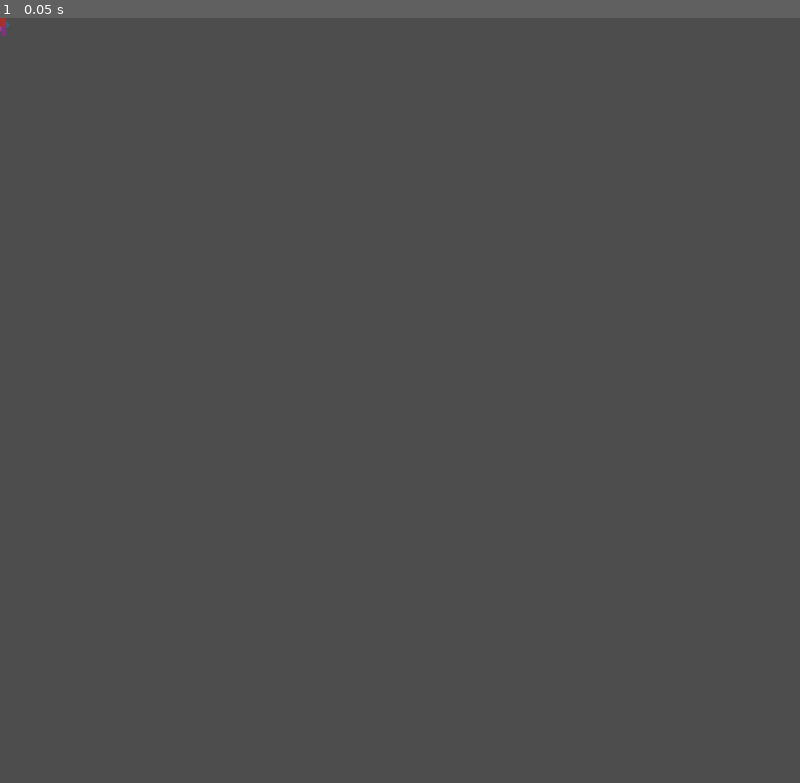
Above: before the commit, frame 1.
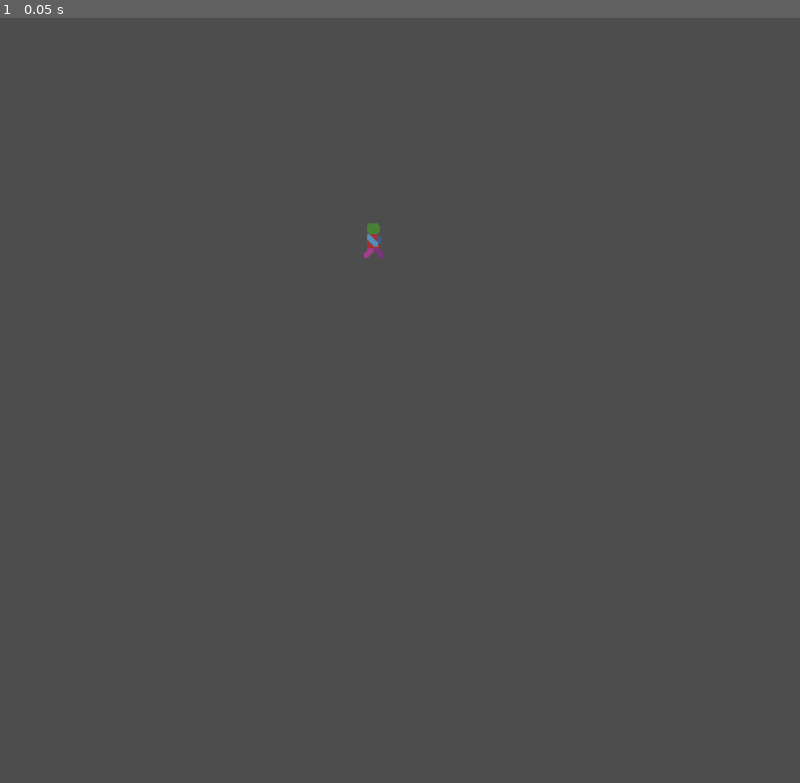
Above: after the commit, the same moment.

Repository: Rapapap/2d-platformer-prototype
Game: Godot game, scene res://Scenes/player.tscn
Two runs of this game, one before a commit and one after it. Both use one fixed random seed, a clock stepped at 60 frames per second and the inputs below. Before the commit the project has no main scene; this scene is started directly in both runs.
Inputs:
- Up to frame 1 (0.05 s): no input

The runs differ from the first frame. In frame 1, less than 0.1% of the frame differs, in the area x 0-48%, y 0-32%.

Commit message:
Add player.gd
add player.gd script

Diff:
--- a/Scenes/player.gd
+++ /dev/null
@@ -1 +0,0 @@
-extends CharacterBody2D
--- a/Scenes/player.tscn
+++ b/Scenes/player.tscn
@@ -1,7 +1,11 @@
-[gd_scene load_steps=25 format=3 uid="uid://bt3mih4477s11"]
+[gd_scene load_steps=27 format=3 uid="uid://bt3mih4477s11"]
 
 [ext_resource type="Texture2D" uid="uid://dprftginsj1fc" path="res://Assets/Character base.png" id="1_2m6s1"]
-[ext_resource type="Script" path="res://Scenes/player.gd" id="1_alv7a"]
+[ext_resource type="Script" path="res://Scripts/player.gd" id="1_alv7a"]
+
+[sub_resource type="AtlasTexture" id="AtlasTexture_m4y0a"]
+atlas = ExtResource("1_2m6s1")
+region = Rect2(32, 128, 32, 32)
 
 [sub_resource type="AtlasTexture" id="AtlasTexture_m0wo6"]
 atlas = ExtResource("1_2m6s1")
@@ -65,6 +69,14 @@
 
 [sub_resource type="SpriteFrames" id="SpriteFrames_r2u2w"]
 animations = [{
+"frames": [{
+"duration": 1.0,
+"texture": SubResource("AtlasTexture_m4y0a")
+}],
+"loop": false,
+"name": &"Fall",
+"speed": 10.0
+}, {
 "frames": [{
 "duration": 1.0,
 "texture": SubResource("AtlasTexture_m0wo6")
@@ -119,11 +131,6 @@
 "loop": true,
 "name": &"Run",
 "speed": 10.0
-}, {
-"frames": [],
-"loop": false,
-"name": &"new_animation",
-"speed": 10.0
 }]
 
 [sub_resource type="RectangleShape2D" id="RectangleShape2D_ynfid"]
@@ -147,6 +154,34 @@
 [sub_resource type="AnimationLibrary" id="AnimationLibrary_c35au"]
 _data = {
 "RESET": SubResource("Animation_3ewgu")
+}
+
+[sub_resource type="Animation" id="Animation_cco18"]
+resource_name = "Fall"
+step = 0.05
+tracks/0/type = "value"
+tracks/0/imported = false
+tracks/0/enabled = true
+tracks/0/path = NodePath("AnimatedSprite2D:sprite_frames")
+tracks/0/interp = 1
+tracks/0/loop_wrap = true
+tracks/0/keys = {
+"times": PackedFloat32Array(0),
+"transitions": PackedFloat32Array(1),
+"update": 1,
+"values": [SubResource("SpriteFrames_r2u2w")]
+}
+tracks/1/type = "value"
+tracks/1/imported = false
+tracks/1/enabled = true
+tracks/1/path = NodePath("AnimatedSprite2D:frame")
+tracks/1/interp = 1
+tracks/1/loop_wrap = true
+tracks/1/keys = {
+"times": PackedFloat32Array(0),
+"transitions": PackedFloat32Array(1),
+"update": 1,
+"values": [0]
 }
 
 [sub_resource type="Animation" id="Animation_6pq4f"]
@@ -183,7 +218,7 @@
 resource_name = "Run"
 length = 0.8
 loop_mode = 1
-step = 0.1
+step = 0.05
 tracks/0/type = "value"
 tracks/0/imported = false
 tracks/0/enabled = true
@@ -203,7 +238,7 @@
 tracks/1/interp = 1
 tracks/1/loop_wrap = true
 tracks/1/keys = {
-"times": PackedFloat32Array(0, 0.1, 0.2, 0.3, 0.4, 0.5, 0.6, 0.7),
+"times": PackedFloat32Array(0, 0.15, 0.25, 0.35, 0.45, 0.55, 0.65, 0.75),
 "transitions": PackedFloat32Array(1, 1, 1, 1, 1, 1, 1, 1),
 "update": 1,
 "values": [0, 1, 2, 3, 4, 5, 6, 7]
@@ -211,17 +246,19 @@
 
 [sub_resource type="AnimationLibrary" id="AnimationLibrary_cxnfh"]
 _data = {
+"Fall": SubResource("Animation_cco18"),
 "Idle": SubResource("Animation_6pq4f"),
 "Run": SubResource("Animation_w7o4c")
 }
 
 [node name="Player" type="CharacterBody2D"]
+position = Vector2(239, 143)
 collision_layer = 2
 script = ExtResource("1_alv7a")
 
 [node name="AnimatedSprite2D" type="AnimatedSprite2D" parent="."]
 sprite_frames = SubResource("SpriteFrames_r2u2w")
-animation = &"Idle"
+animation = &"Run"
 frame = 1
 offset = Vector2(0, -4.405)
 
--- /dev/null
+++ b/Scripts/player.gd
@@ -0,0 +1,58 @@
+extends CharacterBody2D
+
+#region player variables
+
+# Nodes
+@onready var player: AnimatedSprite2D = $AnimatedSprite2D
+@onready var playerAnim: AnimationPlayer = $AnimationPlayer
+
+# Physics Variables
+const GRAVITY = 300
+
+# Export Variables
+@export_category("Movements")
+@export var speed: float
+@export var acceleration: float
+@export var jumpVelocity: float
+
+# Movements variables
+var moveDirection = 0
+var direction = 0
+var jumpCount = 0
+
+# Input Variables
+var keyUp = false
+var keyDown = false
+var keyLeft = false
+var keyRight = false
+var keyJump = false
+var keyJumpHold = false
+
+func _ready():
+	pass
+
+func _process(delta: float) -> void:
+	# Handle Input
+	GetMovementInput()
+
+	# Handle Movements
+	HorizontalMovement(delta)
+
+	move_and_slide()
+
+func GetMovementInput():
+	keyUp = Input.is_action_pressed("keyUp")
+	keyDown = Input.is_action_pressed("keyDown")
+	keyLeft = Input.is_action_pressed("keyLeft")
+	keyRight = Input.is_action_pressed("keyRight")
+	keyJump = Input.is_action_just_pressed("keyJump")
+	keyJumpHold = Input.is_action_pressed("keyJump")
+
+	if keyRight:
+		direction = 1
+	elif keyLeft:
+		direction = -1
+
+func HorizontalMovement(delta: float):
+	moveDirection = Input.get_axis("keyLeft", "keyRight")
+	velocity.x = move_toward(velocity.x, moveDirection * speed, acceleration * delta)
--- a/project.godot
+++ b/project.godot
@@ -11,6 +11,7 @@
 [application]
 
 config/name="2d platformer prototype"
+run/main_scene="res://Scenes/player.tscn"
 config/features=PackedStringArray("4.3", "Forward Plus")
 config/icon="res://icon.svg"
 
@@ -20,6 +21,41 @@
 window/size/viewport_height=980
 window/stretch/scale=2.0
 
+[input]
+
+ui_down={
+"deadzone": 0.5,
+"events": [Object(InputEventKey,"resource_local_to_scene":false,"resource_name":"","device":-1,"window_id":0,"alt_pressed":false,"shift_pressed":false,"ctrl_pressed":false,"meta_pressed":false,"pressed":false,"keycode":4194322,"physical_keycode":0,"key_label":0,"unicode":0,"location":0,"echo":false,"script":null)
+, Object(InputEventJoypadButton,"resource_local_to_scene":false,"resource_name":"","device":0,"button_index":12,"pressure":0.0,"pressed":false,"script":null)
+, Object(InputEventJoypadMotion,"resource_local_to_scene":false,"resource_name":"","device":0,"axis":1,"axis_value":1.0,"script":null)
+]
+}
+keyUp={
+"deadzone": 0.5,
+"events": [Object(InputEventKey,"resource_local_to_scene":false,"resource_name":"","device":-1,"window_id":0,"alt_pressed":false,"shift_pressed":false,"ctrl_pressed":false,"meta_pressed":false,"pressed":false,"keycode":0,"physical_keycode":4194320,"key_label":0,"unicode":0,"location":0,"echo":false,"script":null)
+]
+}
+keyDown={
+"deadzone": 0.5,
+"events": [Object(InputEventKey,"resource_local_to_scene":false,"resource_name":"","device":-1,"window_id":0,"alt_pressed":false,"shift_pressed":false,"ctrl_pressed":false,"meta_pressed":false,"pressed":false,"keycode":0,"physical_keycode":4194322,"key_label":0,"unicode":0,"location":0,"echo":false,"script":null)
+]
+}
+keyRight={
+"deadzone": 0.5,
+"events": [Object(InputEventKey,"resource_local_to_scene":false,"resource_name":"","device":-1,"window_id":0,"alt_pressed":false,"shift_pressed":false,"ctrl_pressed":false,"meta_pressed":false,"pressed":false,"keycode":0,"physical_keycode":4194321,"key_label":0,"unicode":0,"location":0,"echo":false,"script":null)
+]
+}
+keyLeft={
+"deadzone": 0.5,
+"events": [Object(InputEventKey,"resource_local_to_scene":false,"resource_name":"","device":-1,"window_id":0,"alt_pressed":false,"shift_pressed":false,"ctrl_pressed":false,"meta_pressed":false,"pressed":false,"keycode":0,"physical_keycode":4194319,"key_label":0,"unicode":0,"location":0,"echo":false,"script":null)
+]
+}
+keyJump={
+"deadzone": 0.5,
+"events": [Object(InputEventKey,"resource_local_to_scene":false,"resource_name":"","device":-1,"window_id":0,"alt_pressed":false,"shift_pressed":false,"ctrl_pressed":false,"meta_pressed":false,"pressed":false,"keycode":0,"physical_keycode":32,"key_label":0,"unicode":32,"location":0,"echo":false,"script":null)
+]
+}
+
 [rendering]
 
 textures/canvas_textures/default_texture_filter=0
